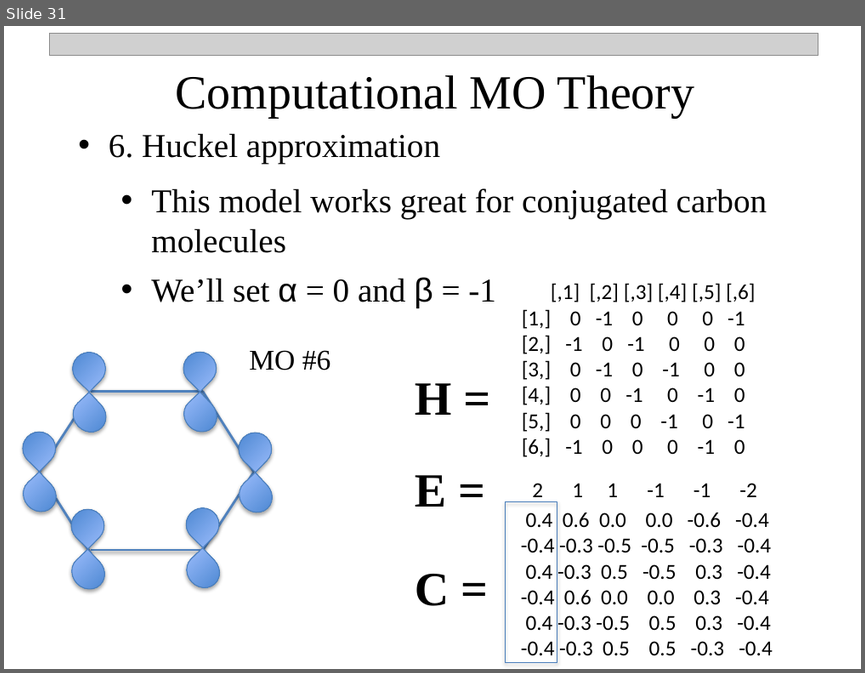
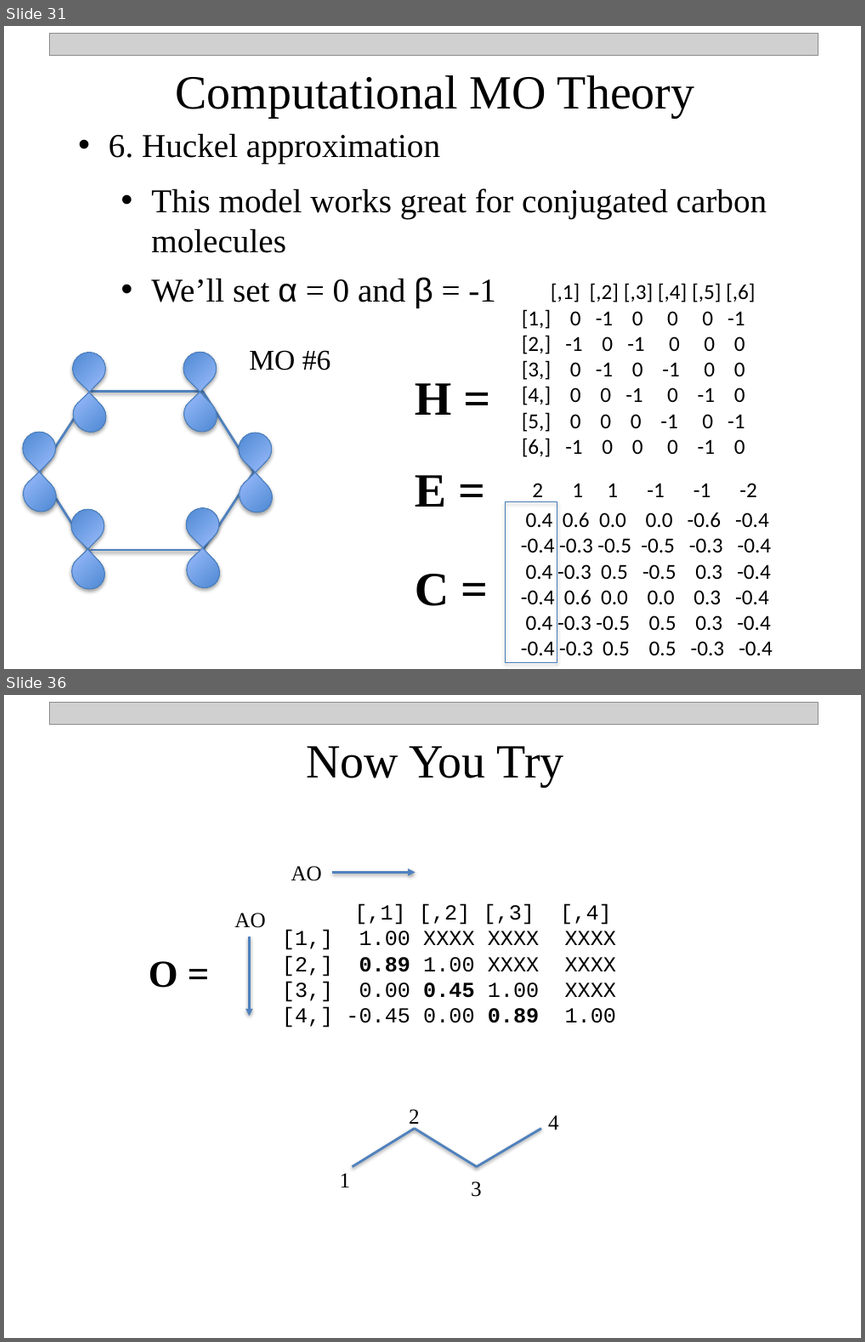
Before and after one commit to npetraco/CHE302, a slide deck: Notes/9_MO_Theory.pptx. Shown one above the other, each under a label of ours: slide 31 before the commit, slides 31 and 36 after it; the slides between them are not shown. The pictures are 865x673 and 865x1342 pixels, drawn with LibreOffice and Linux fonts; fonts in the diff are those of the drawing; grey boxes stand for pictures. Boxes give left, top, right and bottom in pixels: in the first picture for what was removed or moved away, otherwise in the second. Text is boxed around its words. In the diff, an @@ line names an element or a change of style, - is before the commit and + after.

```diff
--- a/Notes/9_MO_Theory.pptx
+++ b/Notes/9_MO_Theory.pptx
@@ slide 36 added at box(4, 695, 861, 1338), background #FFFFFF @@
@@ picture added at box(49, 702, 818, 724) @@
@@ text added at box(306, 746, 564, 786), 40 pt, text #000000 @@
+Now You Try
@@ text added at box(291, 866, 322, 881), 18 pt, text #000000 @@
+AO
@@ arrow added from (332, 873) to (415, 873), #4F81BD 2 pt @@
@@ text added at box(234, 913, 265, 928), 18 pt, text #000000 @@
+AO
@@ text added at box(282, 904, 616, 1027), 18 pt, text #000000 @@
+[,1] [,2] [,3] [,4]
+[1,] 1.00 XXXX XXXX XXXX
+[2,] 0.89 1.00 XXXX XXXX
+[3,] 0.00 0.45 1.00 XXXX
+[4,] -0.45 0.00 0.89 1.00
@@ arrow added from (249, 936) to (249, 1015), #4F81BD 2 pt @@
@@ text added at box(148, 961, 178, 987), 32 pt, text #000000, bold @@
+O =
@@ text added at box(409, 1109, 420, 1129), 18 pt, text #000000 @@
+2
@@ text added at box(548, 1115, 559, 1129), 18 pt, text #000000 @@
+4
@@ line added from (352, 1166) to (415, 1129), #4F81BD 2 pt @@
@@ line added from (415, 1129) to (476, 1166), #4F81BD 2 pt @@
@@ line added from (476, 1166) to (541, 1129), #4F81BD 2 pt @@
@@ text added at box(340, 1173, 351, 1187), 18 pt, text #000000 @@
+1
@@ text added at box(471, 1181, 482, 1197), 18 pt, text #000000 @@
+3
```
Also in this commit, not shown: 2 slides changed, 3 other slides added, 3 other files.
